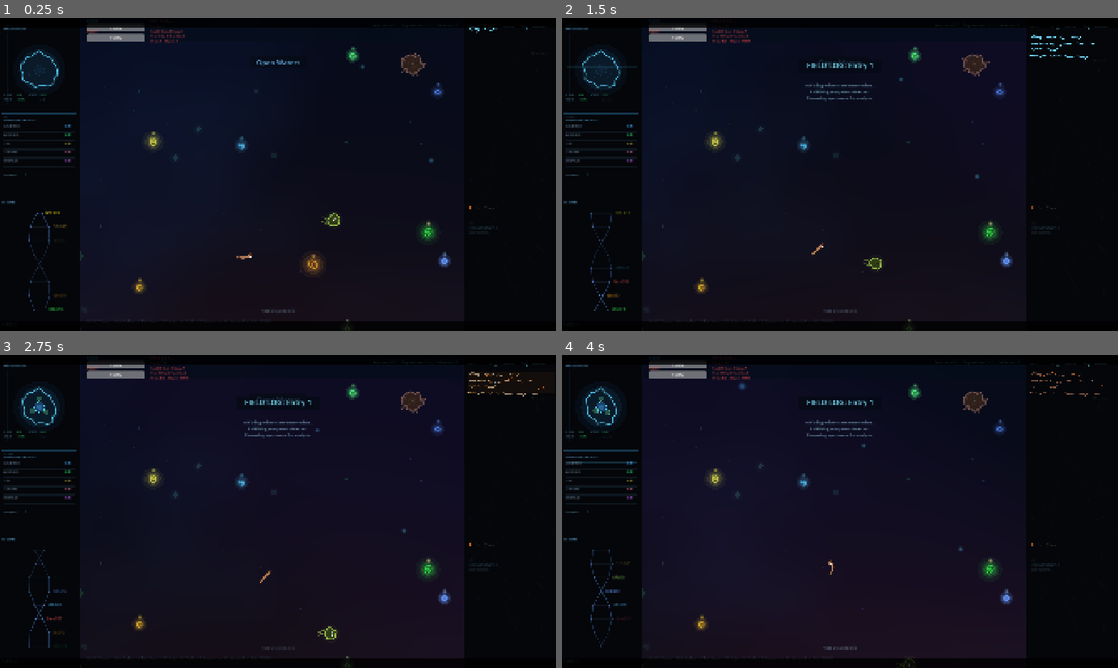
Above: before the commit, frames 1-4 (two rows, left to right).
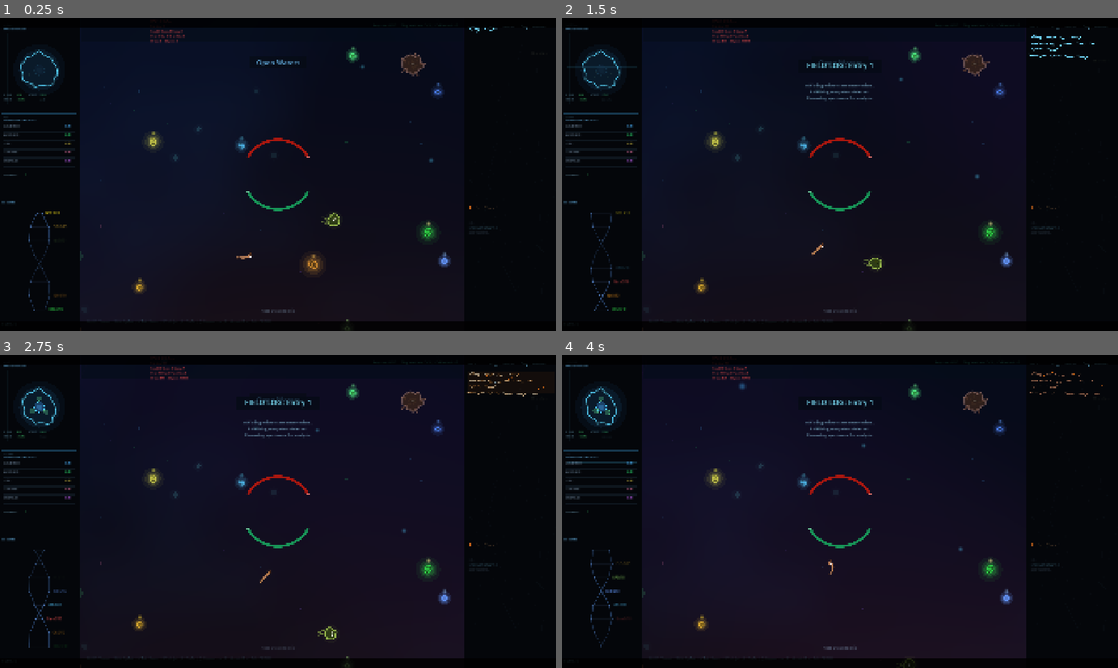
Above: after the commit, the same moments.

Repository: gnoobs75/3volov3
Game: Godot game, scene res://scenes/cell_stage.tscn
The game is run twice, just before and just after one commit, with the same random seed, the same clock (stepped at 60 frames per second) and the same inputs. This scene is started directly instead of the project's main scene.
Inputs (mouse positions are in pixels of both pictures, inside the frame that each line leads up to):
- Up to frame 1 (0.25 s): no input
- Up to frame 2 (1.5 s): move the mouse to (962, 158) at 0.52 s; press the mouse at (962, 158) at 0.53 s; hold D (move_right) 0.53-1.25 s; tap Space at 0.77 s; release the mouse at (962, 158) at 1.25 s; drag from (728, 190) to (801, 146) at 1.27 s
- Up to frame 3 (2.75 s): move the mouse to (333, 442) at 2.02 s; hold D (move_right) from 2.03 s (still down); hold Q (focus_out) from 2.03 s (still down); click (333, 442) at 2.17 s
- Up to frame 4 (4 s): release D (move_right) at 2.75 s; release Q (focus_out) at 2.75 s; drag from (812, 574) to (606, 405) at 2.77 s; move the mouse to (1006, 558) at 3.52 s; hold A (move_left) from 3.53 s (still down); tap F (metabolize) at 3.6 s; click (1006, 558) at 3.67 s; tap Space at 3.77 s

The runs differ from the first frame. In frame 1, 0.6% of the frame differs, in the area x 15-56%, y 2-62%; in frame 2, 0.7%; in frame 3, 0.7%; in frame 4, 0.7%.

Commit message:
Move health/energy bars to flanking vitals arcs in both stages
Replace top-left ProgressBars with curved arc bars (health left, energy right)
using vitals_hud.gd in both cell and parasite stages. Remove duplicate bars
from snake stage that were redundant with the existing VitalsHUD.

Co-Authored-By: Claude Opus 4.6 <noreply@anthropic.com>

Diff:
--- a/scenes/cell_stage.tscn
+++ b/scenes/cell_stage.tscn
@@ -126,42 +126,6 @@
 grow_horizontal = 2
 color = Color(0.02, 0.05, 0.1, 0.7)
 
-[node name="EnergyLabel" type="Label" parent="HUD/ThreePaneLayout/MiddlePane"]
-layout_mode = 0
-offset_left = 20.0
-offset_top = 4.0
-offset_right = 100.0
-offset_bottom = 20.0
-text = "ENERGY"
-theme_override_font_sizes/font_size = 10
-theme_override_colors/font_color = Color(0.3, 0.8, 1.0, 0.8)
-
-[node name="EnergyBar" type="ProgressBar" parent="HUD/ThreePaneLayout/MiddlePane"]
-layout_mode = 0
-offset_left = 20.0
-offset_top = 20.0
-offset_right = 220.0
-offset_bottom = 36.0
-value = 100.0
-
-[node name="HealthLabel" type="Label" parent="HUD/ThreePaneLayout/MiddlePane"]
-layout_mode = 0
-offset_left = 20.0
-offset_top = 38.0
-offset_right = 100.0
-offset_bottom = 54.0
-text = "HEALTH"
-theme_override_font_sizes/font_size = 10
-theme_override_colors/font_color = Color(1.0, 0.4, 0.3, 0.8)
-
-[node name="HealthBar" type="ProgressBar" parent="HUD/ThreePaneLayout/MiddlePane"]
-layout_mode = 0
-offset_left = 20.0
-offset_top = 54.0
-offset_right = 220.0
-offset_bottom = 70.0
-value = 100.0
-
 [node name="StatsLabel" type="Label" parent="HUD/ThreePaneLayout/MiddlePane"]
 layout_mode = 1
 anchors_preset = 1
--- a/scripts/cell_stage/cell_stage_manager.gd
+++ b/scripts/cell_stage/cell_stage_manager.gd
@@ -4,8 +4,6 @@
 
 @onready var player: CharacterBody2D = $PlayerCell
 @onready var hud: CanvasLayer = $HUD
-@onready var energy_bar: ProgressBar = $"HUD/ThreePaneLayout/MiddlePane/EnergyBar"
-@onready var health_bar: ProgressBar = $"HUD/ThreePaneLayout/MiddlePane/HealthBar"
 @onready var stats_label: Label = $"HUD/ThreePaneLayout/MiddlePane/StatsLabel"
 @onready var parasite_label: Label = $"HUD/ThreePaneLayout/MiddlePane/ParasiteLabel"
 @onready var fps_label: Label = $"HUD/ThreePaneLayout/MiddlePane/FPSLabel"
@@ -58,11 +56,11 @@
 var _low_health_pulse: float = 0.0
 var _heartbeat_timer: float = 0.0
 var _energy_warning_played: bool = false
-var _energy_bar_pulse: float = 0.0  # Pulsing timer for energy bar flash
 
 var _overlay: Control = null  # For drawing screen-space effects
 var _pause_menu: Control = null
 var _paused: bool = false
+var _vitals_hud: Control = null  # Curved arc bars (health left, energy right)
 
 # Victory screen
 var _victory_active: bool = false
@@ -123,6 +121,15 @@
 		# Returning player — no showcase or tutorial needed
 		pass
 
+	# Curved vitals arc bars (centered on screen, health left / energy right)
+	var vitals_script := load("res://scripts/snake_stage/vitals_hud.gd")
+	_vitals_hud = Control.new()
+	_vitals_hud.set_script(vitals_script)
+	_vitals_hud.name = "VitalsHUD"
+	_vitals_hud.set_anchors_preset(Control.PRESET_FULL_RECT)
+	_vitals_hud.mouse_filter = Control.MOUSE_FILTER_IGNORE
+	hud.add_child(_vitals_hud)
+
 	# Create and setup chunk manager
 	var ChunkManagerScript := preload("res://scripts/cell_stage/world_chunk_manager.gd")
 	chunk_manager = Node2D.new()
@@ -222,17 +229,6 @@
 	elif energy_ratio > 0.35:
 		_energy_warning_played = false
 
-	# Energy bar flash pulse when below 25%
-	if energy_ratio < 0.25:
-		_energy_bar_pulse += delta * 5.0
-		var pulse: float = 0.5 + 0.5 * sin(_energy_bar_pulse)
-		var flash_color := Color(1.0, 0.3, 0.1).lerp(Color(1.0, 0.8, 0.2), pulse)
-		energy_bar.add_theme_color_override("font_color", flash_color)
-		energy_bar.modulate = Color(1.0, 1.0, 1.0).lerp(Color(1.0, 0.6, 0.4), pulse * 0.5)
-	else:
-		_energy_bar_pulse = 0.0
-		energy_bar.modulate = Color.WHITE
-
 	# Generic popup fade
 	if _popup_timer > 0:
 		_popup_timer -= delta
@@ -260,11 +256,10 @@
 	if background:
 		background.global_position = player.global_position - Vector2(2000, 2000)
 
-	# HUD bars
-	energy_bar.value = player.energy
-	energy_bar.max_value = player.max_energy
-	health_bar.value = player.health
-	health_bar.max_value = player.max_health
+	# HUD vitals arcs
+	if _vitals_hud:
+		_vitals_hud.health_ratio = player.health / player.max_health
+		_vitals_hud.energy_ratio = player.energy / player.max_energy
 
 	var energy_status: String = ""
 	if player.is_energy_depleted:
--- a/scripts/snake_stage/snake_stage_manager.gd
+++ b/scripts/snake_stage/snake_stage_manager.gd
@@ -40,8 +40,6 @@
 var _flyer_check_timer: float = 0.0
 
 # --- HUD references ---
-var _energy_bar: ProgressBar = null
-var _health_bar: ProgressBar = null
 var _controls_label: Label = null
 var _vitals_hud: Control = null  # Curved arc bars
 
@@ -311,36 +309,6 @@
 	top_bar.offset_bottom = 80.0
 	top_bar.mouse_filter = Control.MOUSE_FILTER_IGNORE
 	middle_pane.add_child(top_bar)
-
-	# Energy label + bar
-	var energy_label: Label = Label.new()
-	energy_label.text = "ENERGY"
-	energy_label.position = Vector2(20, 4)
-	energy_label.add_theme_font_size_override("font_size", 10)
-	energy_label.add_theme_color_override("font_color", Color(0.2, 0.7, 0.5, 0.8))
-	middle_pane.add_child(energy_label)
-
-	_energy_bar = ProgressBar.new()
-	_energy_bar.position = Vector2(20, 20)
-	_energy_bar.size = Vector2(200, 16)
-	_energy_bar.value = 100
-	_energy_bar.show_percentage = false
-	middle_pane.add_child(_energy_bar)
-
-	# Health label + bar
-	var health_label: Label = Label.new()
-	health_label.text = "HEALTH"
-	health_label.position = Vector2(20, 38)
-	health_label.add_theme_font_size_override("font_size", 10)
-	health_label.add_theme_color_override("font_color", Color(1.0, 0.4, 0.3, 0.8))
-	middle_pane.add_child(health_label)
-
-	_health_bar = ProgressBar.new()
-	_health_bar.position = Vector2(20, 54)
-	_health_bar.size = Vector2(200, 16)
-	_health_bar.value = 100
-	_health_bar.show_percentage = false
-	middle_pane.add_child(_health_bar)
 
 	# Stage title (center top)
 	var title: Label = Label.new()
@@ -503,10 +471,6 @@
 			AudioManager.play_cave_drip()
 
 func _update_hud() -> void:
-	if _player and _energy_bar:
-		_energy_bar.value = (_player.energy / _player.max_energy) * 100.0
-	if _player and _health_bar:
-		_health_bar.value = (_player.health / _player.max_health) * 100.0
 	if _player and _vitals_hud:
 		_vitals_hud.health_ratio = _player.health / _player.max_health
 		_vitals_hud.energy_ratio = _player.energy / _player.max_energy
